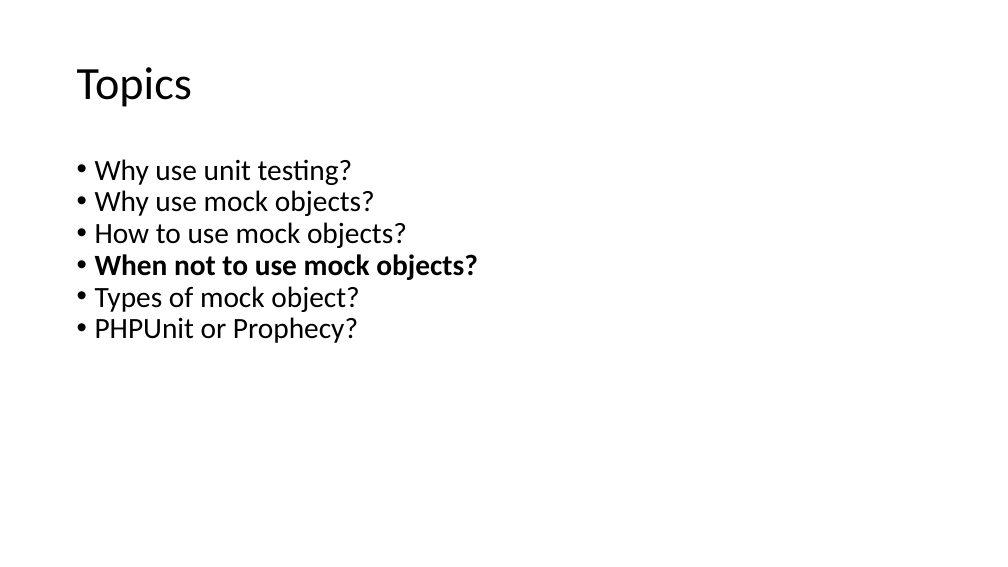
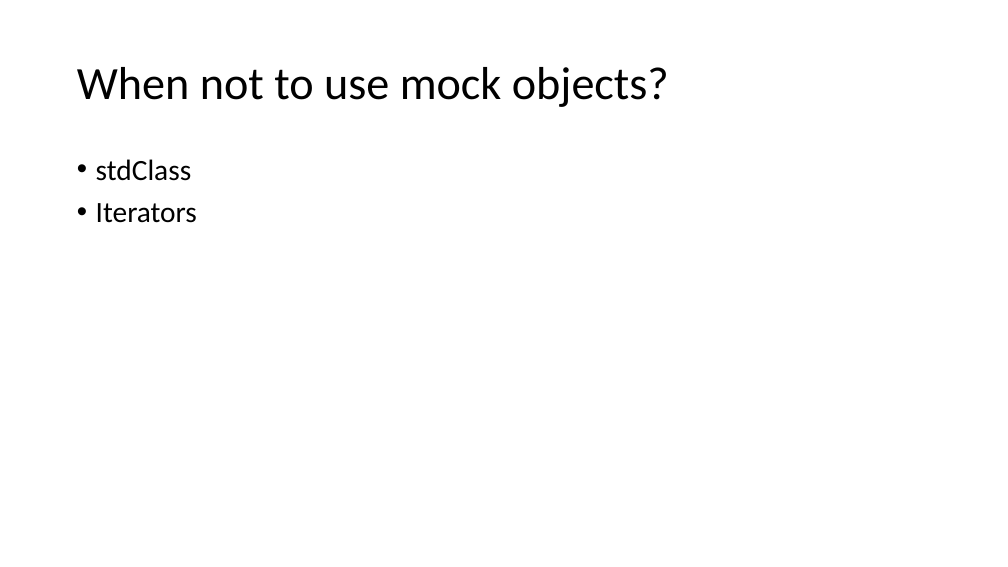
Before and after one commit to docljn/phpunit-or-prophecy-for-mocks, a slide deck: slide 14 of Creating Unit Test Mocks - PHPUnit or Prophecy.pptx (slide 12 before the commit). Drawn at 1008x567 pixels with LibreOffice and Linux fonts; fonts in the diff are those of the drawing. Boxes give left, top, right and bottom in pixels: in the first picture for what was removed or moved away, otherwise in the second. Text is boxed around its words. In the diff, an @@ line names an element or a change of style, - is before the commit and + after.

```diff
--- a/Creating Unit Test Mocks - PHPUnit or Prophecy.pptx
+++ b/Creating Unit Test Mocks - PHPUnit or Prophecy.pptx
@@ title at [77,67,669,107]: text changed @@
-Topics
+When not to use mock objects?
@@ text at [96,159,197,223]: text changed @@
-• Why use unit testing?
-• Why use mock objects?
-• How to use mock objects?
-• When not to use mock objects?
-• Types of mock object?
-• PHPUnit or Prophecy?
+• stdClass
+• Iterators
```
Also in this commit, not shown: 50 other slides changed, 2 slides added, 6 slides removed, 1 other file.
